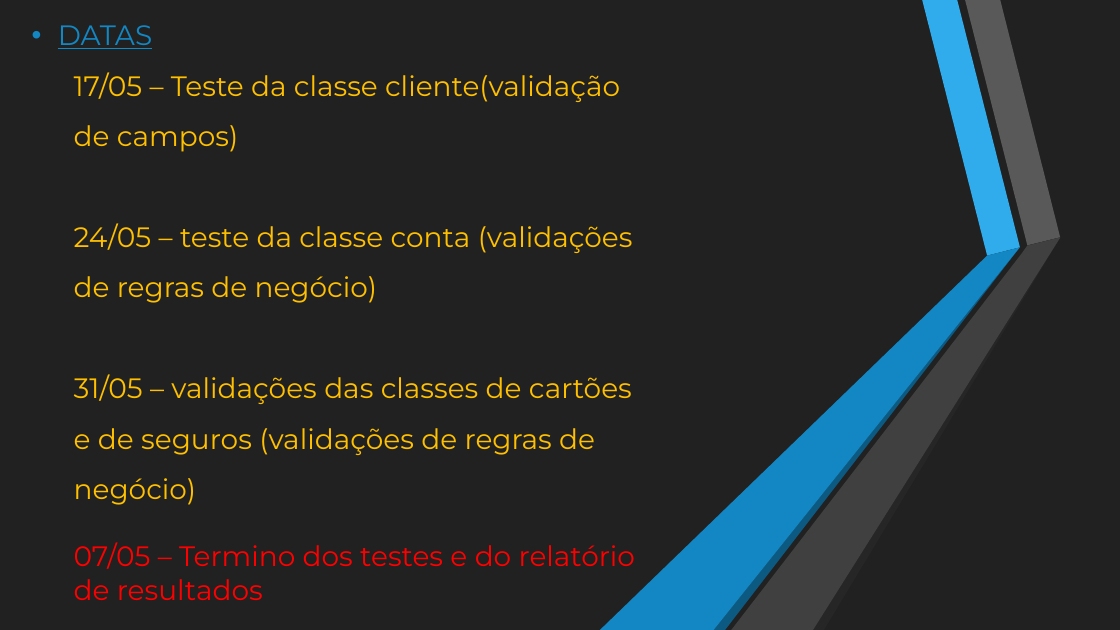
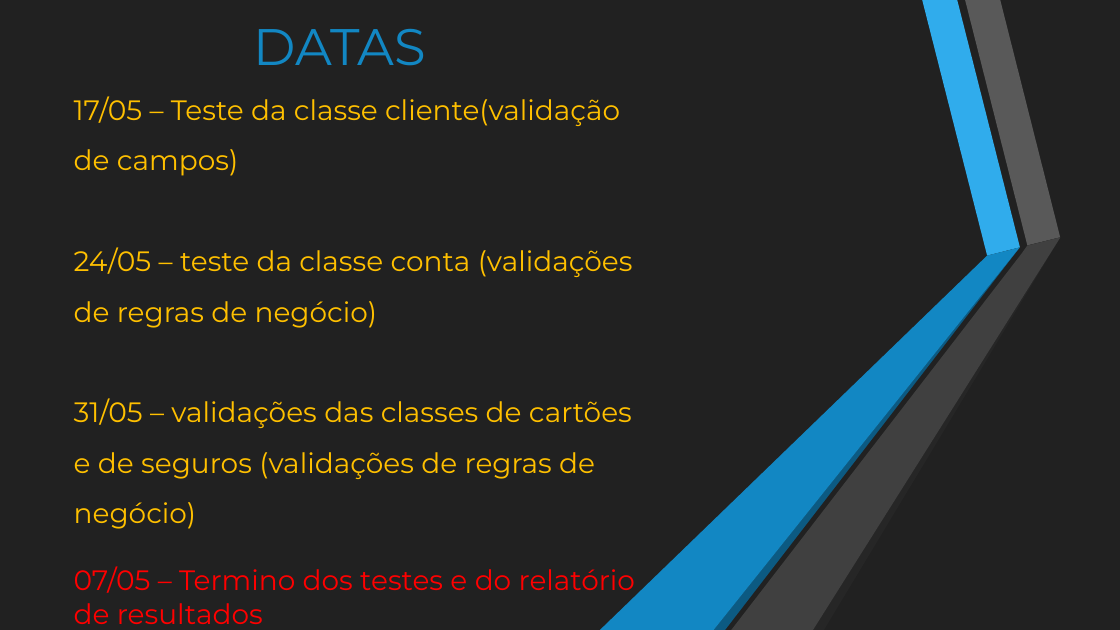
Before and after one commit to Huilson/UTFPR, a slide deck: slide 9 of Alunos/Teste de Software/Matheus De Souza Guedes/MatheusDeSouzaGuedes_PlanejamentoDeTestes.pptm. Drawn at 1120x630 pixels with LibreOffice and Linux fonts; fonts in the diff are those of the drawing. Boxes give left, top, right and bottom in pixels: in the first picture for what was removed or moved away, otherwise in the second. Text is boxed around its words. In the diff, an @@ line names an element or a change of style, - is before the commit and + after.

```diff
--- a/Alunos/Teste de Software/Matheus De Souza Guedes/MatheusDeSouzaGuedes_PlanejamentoDeTestes.pptm
+++ b/Alunos/Teste de Software/Matheus De Souza Guedes/MatheusDeSouzaGuedes_PlanejamentoDeTestes.pptm
@@ text at (253,29,426,66): size 24 to 44 pt, underline off in "DATAS"; alignment left to centre; bullet • to none @@
```
Also in this commit, not shown: 1 other slide changed, 1 slide added.
